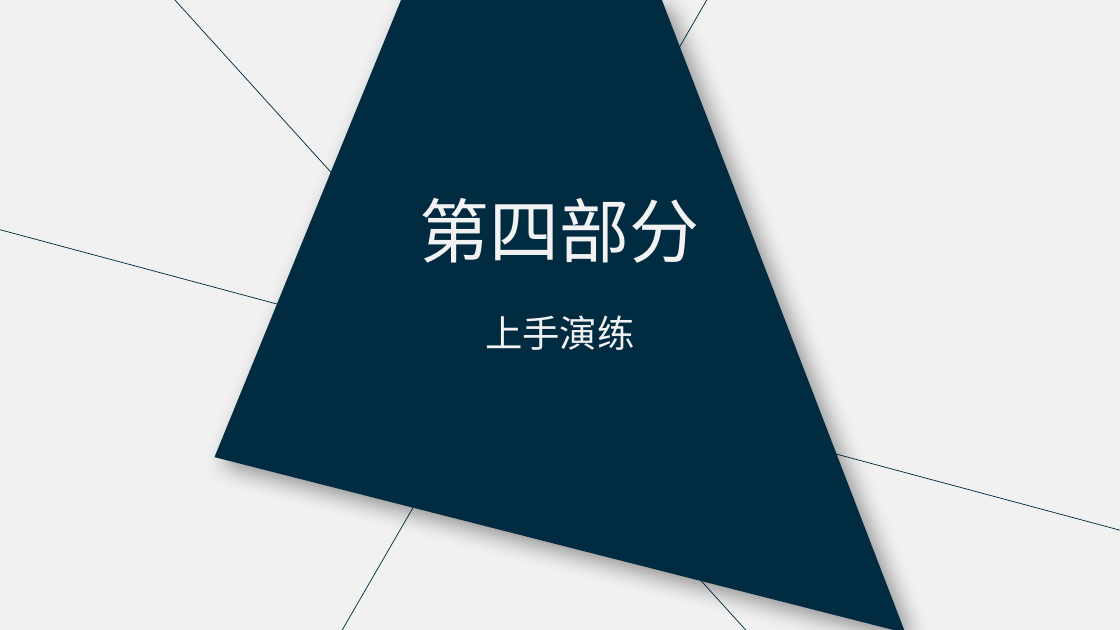
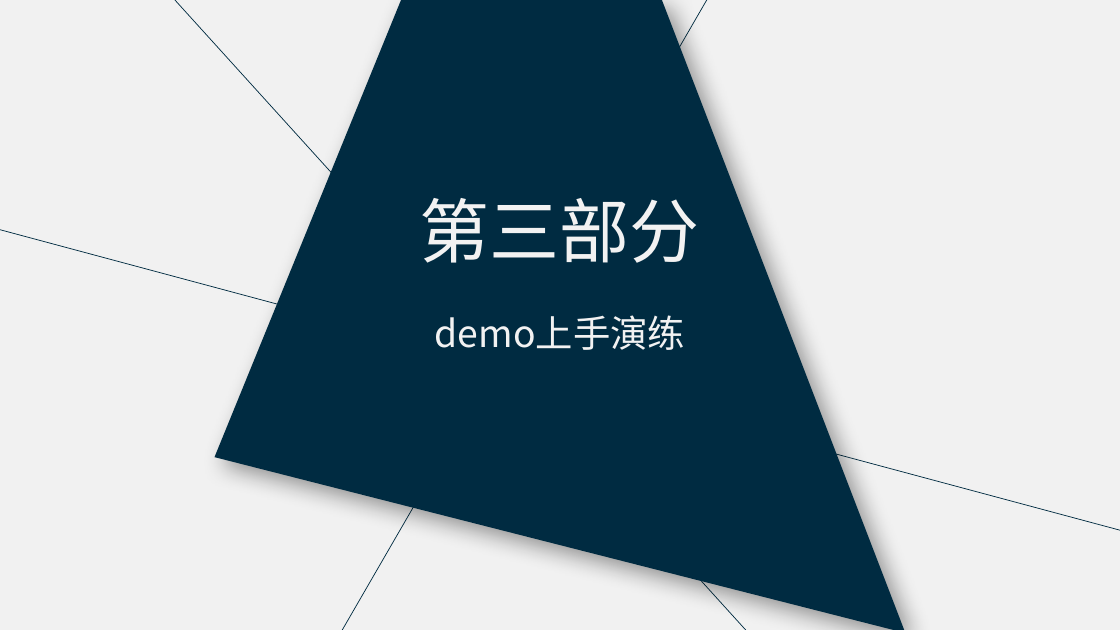
Before and after one commit to luoyiyi/rxjs-demos, a slide deck: slide 20 of rxjs入门分享.pptx (slide 24 before the commit). Drawn at 1120x630 pixels with LibreOffice and Linux fonts; fonts in the diff are those of the drawing. Boxes give left, top, right and bottom in pixels: in the first picture for what was removed or moved away, otherwise in the second. Text is boxed around its words. In the diff, an @@ line names an element or a change of style, - is before the commit and + after.

```diff
--- a/rxjs入门分享.pptx
+++ b/rxjs入门分享.pptx
@@ text at <box>420,198,700,263</box>: text changed @@
-第四部分
+第三部分
@@ text at <box>435,315,686,350</box>: text changed @@
-上手演练
+demo上手演练
```
Also in this commit, not shown: 4 other slides changed, 4 slides removed, 9 other files.
